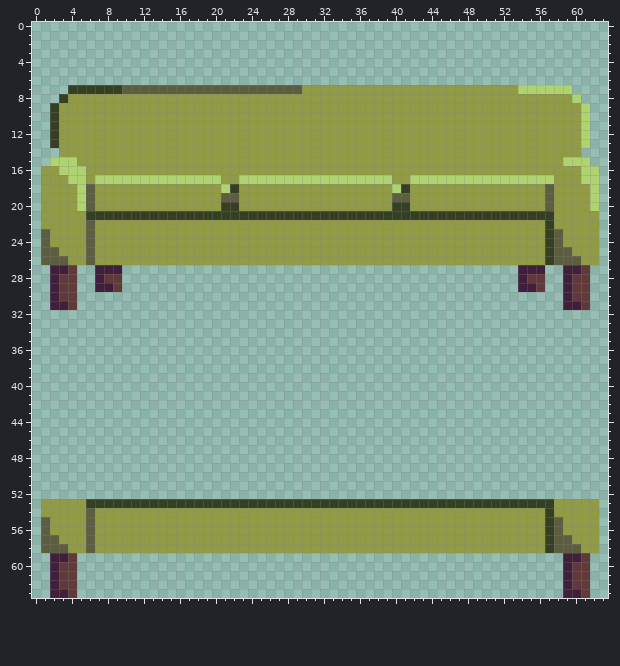
Pixel-art sprite -- textures/obstacle_sprites/in_house_obstacles/couch.png. Above is the file before it was changed.
The file is 64x64 pixels.
The same view after the edit:
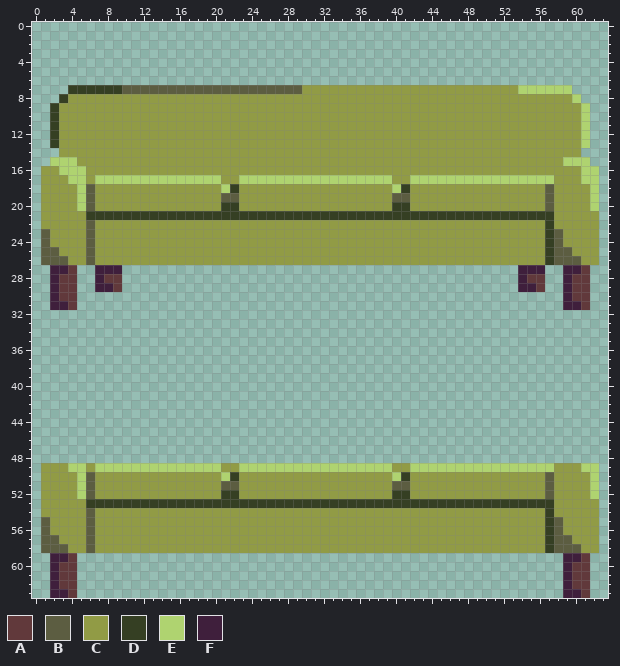
Palette (. is transparent): A #61393b  B #5c5d41  C #919b45  D #353f23  E #afd370  F #3f1f3c
The edit:
Changed rows in their new state; - is an unchanged pixel.
first column x 1:
49 CCCEECEEEEEEEEEEEEEECCEEEEEEEEEEEEEEEEECCEEEEEEEEEEEEEEEECCCEE
50 CCCCEBCCCCCCCCCCCCCCEDCCCCCCCCCCCCCCCCCEDCCCCCCCCCCCCCCCBCCCCE
51 CCCCEBCCCCCCCCCCCCCCBBCCCCCCCCCCCCCCCCCBBCCCCCCCCCCCCCCCBCCCCE
52 CCCCEBCCCCCCCCCCCCCCDDCCCCCCCCCCCCCCCCCDDCCCCCCCCCCCCCCCBCCCCE
Changed places in both pictures, as pixel boxes (x1, y1, x2, y2):
added: (41, 463, 599, 499)
